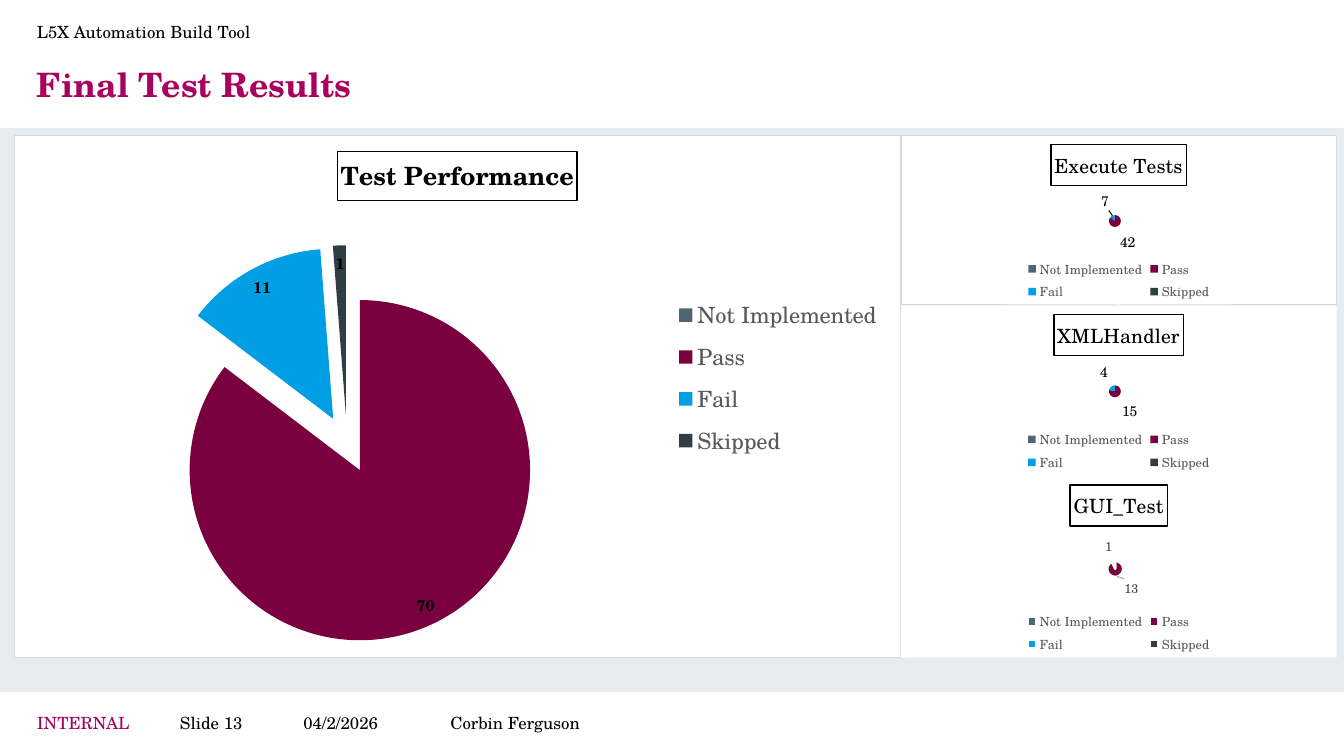
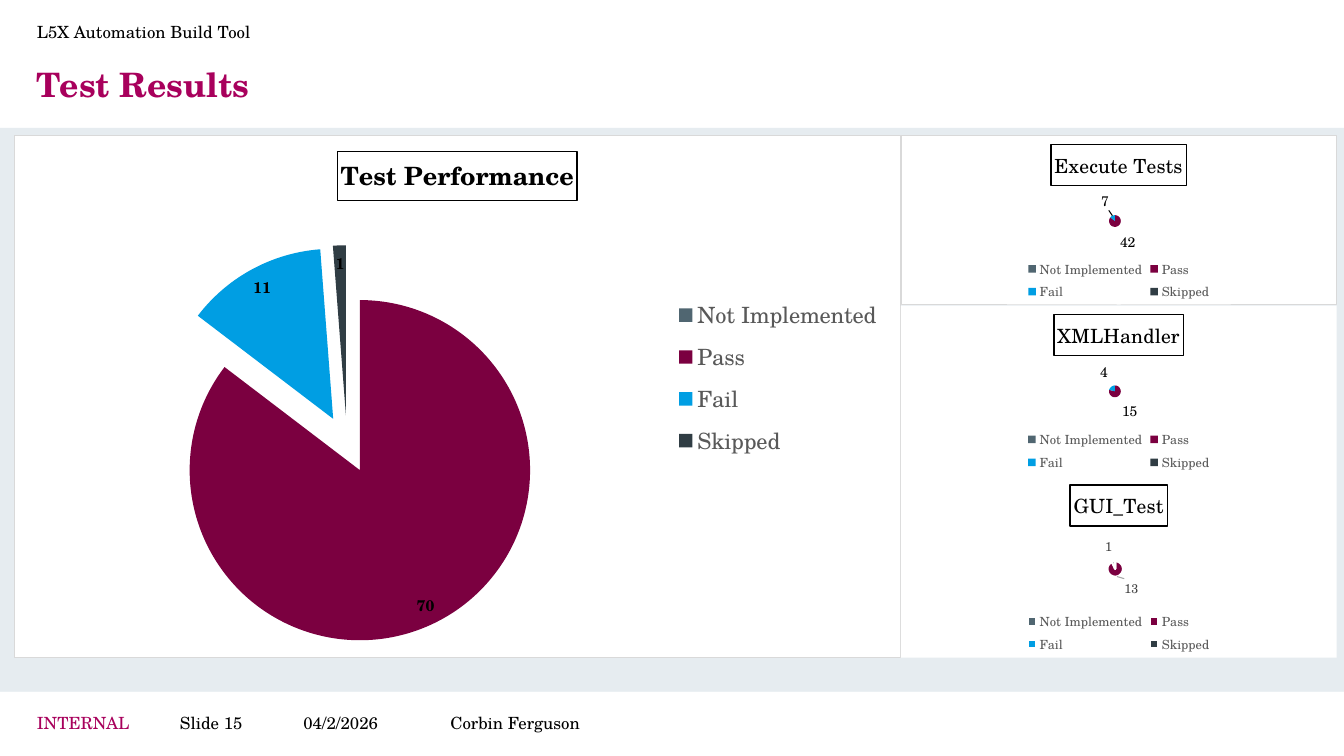
Before and after one commit to CorbinFerguson/ThesisBuildTool, a slide deck: slide 15 of Thesis Writing Documents/Project Development.pptx (slide 13 before the commit). Drawn at 1344x756 pixels with LibreOffice and Linux fonts; fonts in the diff are those of the drawing; background and template pictures are left out. Boxes give left, top, right and bottom in pixels: in the first picture for what was removed or moved away, otherwise in the second. Text is boxed around its words. In the diff, an @@ line names an element or a change of style, - is before the commit and + after.

```diff
--- a/Thesis Writing Documents/Project Development.pptx
+++ b/Thesis Writing Documents/Project Development.pptx
@@ title at bbox=[37, 72, 250, 98]: text changed @@
-Final Test Results
+Test Results
@@ page number at bbox=[180, 716, 243, 730]: text changed @@
-Slide 13
+Slide 15
```
Also in this commit, not shown: 8 other slides changed, 4 slides added, 6 other files.
